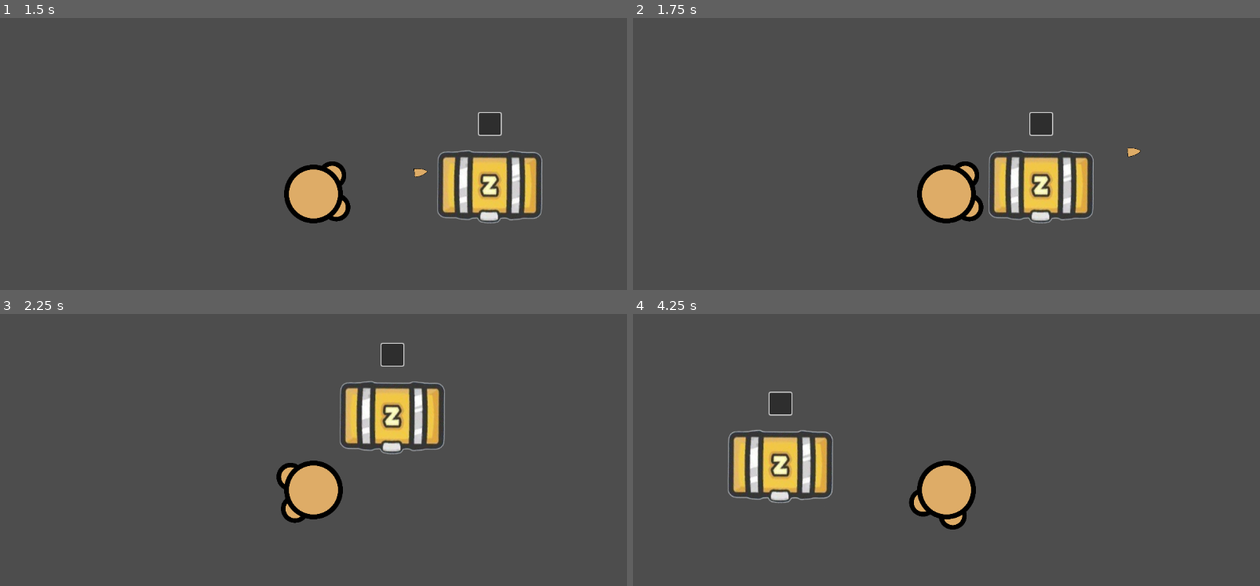
Above: before the commit, frames 1-4 (two rows, left to right).
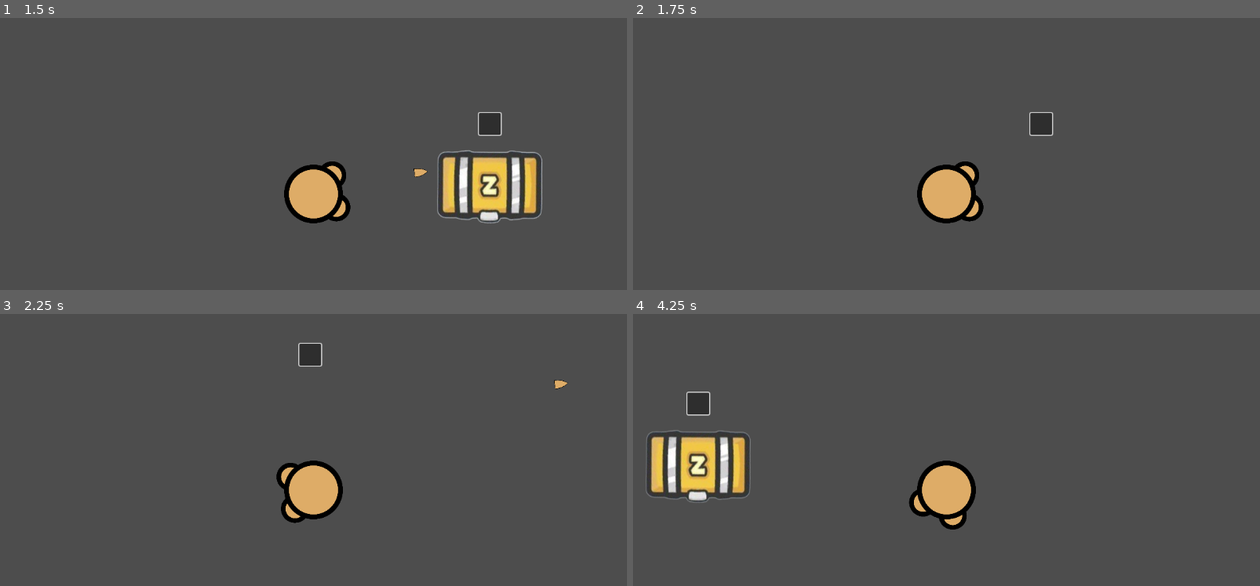
Above: after the commit, the same moments.

Repository: Tiffycake/Jank
Game: Godot game, scene res://Main Scene.tscn
Two runs of this game, one before a commit and one after it. Both use one fixed random seed, a clock stepped at 60 frames per second and the inputs below.
Inputs (mouse positions are in pixels of both pictures, inside the frame that each line leads up to):
- Up to frame 1 (1.5 s): click (558, 124) at 0.5 s; tap Enter at 1.25 s; move the mouse to (451, 175) at 1.27 s; press the mouse at (451, 175) at 1.28 s; hold D (right) from 1.28 s (still down)
- Up to frame 2 (1.75 s): keep holding D (right)
- Up to frame 3 (2.25 s): move the mouse to (188, 507) at 2.02 s; release D (right) at 2.03 s; release the mouse at (188, 507) at 2.03 s; hold S (down) from 2.03 s (still down); click (188, 507) at 2.1 s
- Up to frame 4 (4.25 s): move the mouse to (1009, 411) at 2.77 s; release S (down) at 2.78 s; press the mouse at (1009, 411) at 2.78 s; hold D (right) 2.78-3.53 s; tap Space at 3.5 s; move the mouse to (915, 561) at 3.52 s; release the mouse at (915, 561) at 3.53 s; hold W (up) from 3.53 s (still down); click (915, 561) at 3.6 s

Frame 1 is identical in both runs. In frame 2, 3.8% of the frame differs, in the area x 56-81%, y 47-76%; in frame 3, 4.4%; in frame 4, 6.9%, in the area x 2-32%, y 28-70%.

Commit message:
things be working :fire:

Diff:
--- a/Main Scene.tscn
+++ b/Main Scene.tscn
@@ -1,6 +1,6 @@
 [gd_scene load_steps=3 format=3 uid="uid://b0xvbxopa5yrf"]
 
-[ext_resource type="Script" uid="uid://dcd40ksp5guco" path="res://spawner.gd" id="3_2uwcf"]
+[ext_resource type="Script" uid="uid://dcd40ksp5guco" path="res://scripts/spawner.gd" id="3_2uwcf"]
 [ext_resource type="PackedScene" uid="uid://3higeki8udsa" path="res://scenes/player.tscn" id="3_t0tp6"]
 
 [node name="Node2D" type="Node2D"]
--- a/scripts/generic/generic_shape_2d_cloner.gd
+++ b/scripts/generic/generic_shape_2d_cloner.gd
@@ -7,7 +7,5 @@
 
 
 func _ready() -> void:
-	var collisionShape2 := collisionShape.duplicate()
-	#collisionShape2.name = collisionShape.name
-	collisionShape2.reparent(hitboxComponent)
-	collisionShape2.add_child(hitboxComponent)
+	var collisionShape2 := collisionShape.duplicate(1)
+	hitboxComponent.add_child(collisionShape2)
Renamed: spawner.gd -> scripts/spawner.gd
Renamed: spawner.gd.uid -> scripts/spawner.gd.uid
